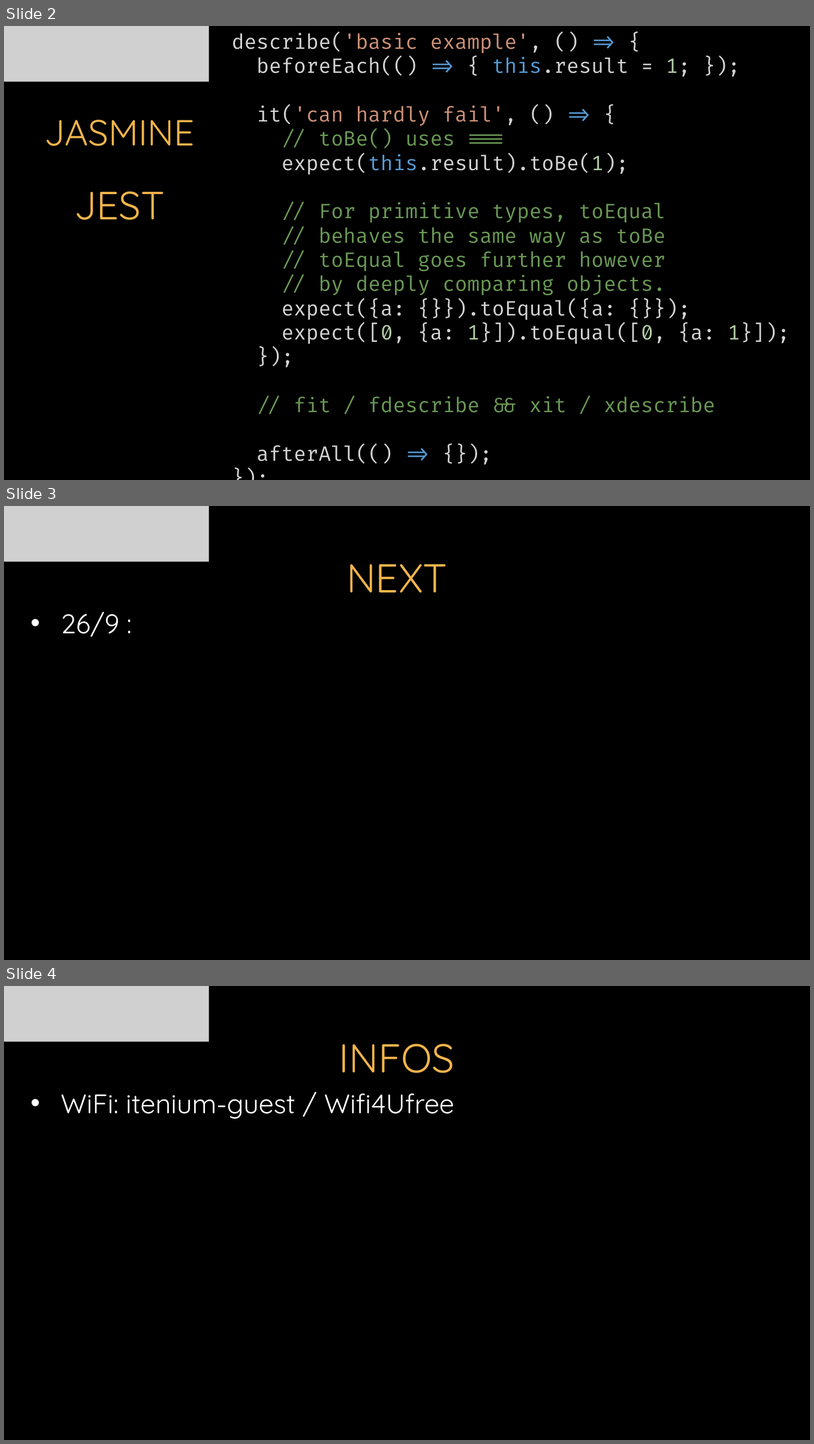
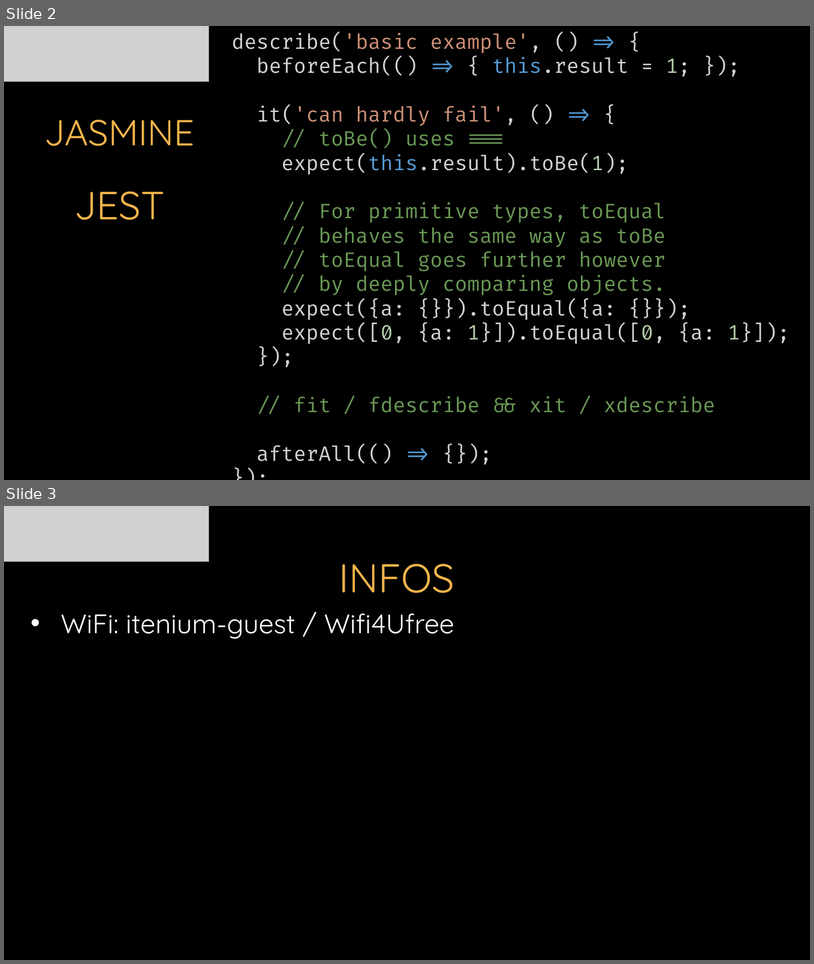
Before and after one commit to itenium-be/Frontend-UnitTesting, a slide deck: Frontend-UnitTesting.pptx. Shown one above the other, each under a label of ours: slides 2, 3 and 4 before the commit, slides 2 and 3 after it. The pictures are 814x1444 and 814x964 pixels, drawn with LibreOffice and Linux fonts; fonts in the diff are those of the drawing; grey boxes stand for pictures; background and template pictures are left out. Boxes give left, top, right and bottom in pixels: in the first picture for what was removed or moved away, otherwise in the second. Text is boxed around its words. In the diff, an @@ line names an element or a change of style, - is before the commit and + after.

Commit message:
pptx

```diff
--- a/Frontend-UnitTesting.pptx
+++ b/Frontend-UnitTesting.pptx
@@ slide 3 removed at (4, 506, 810, 960), background picture (left out) @@
@@ picture removed at (4, 506, 209, 562) @@
@@ title removed at (347, 564, 447, 593) @@
-NEXT
@@ text removed at (61, 612, 120, 637) @@
-• 26/9 :
@@ what was slide 4 is now slide 3 @@
```
